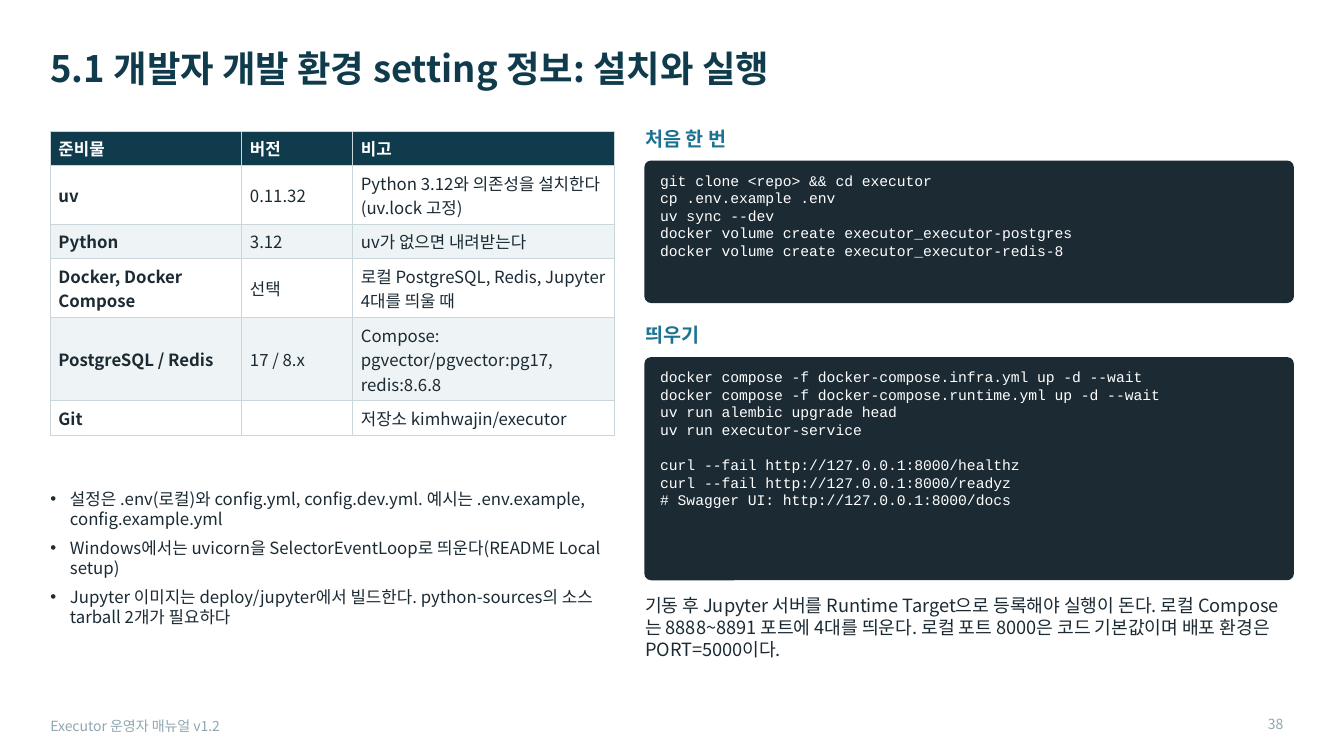
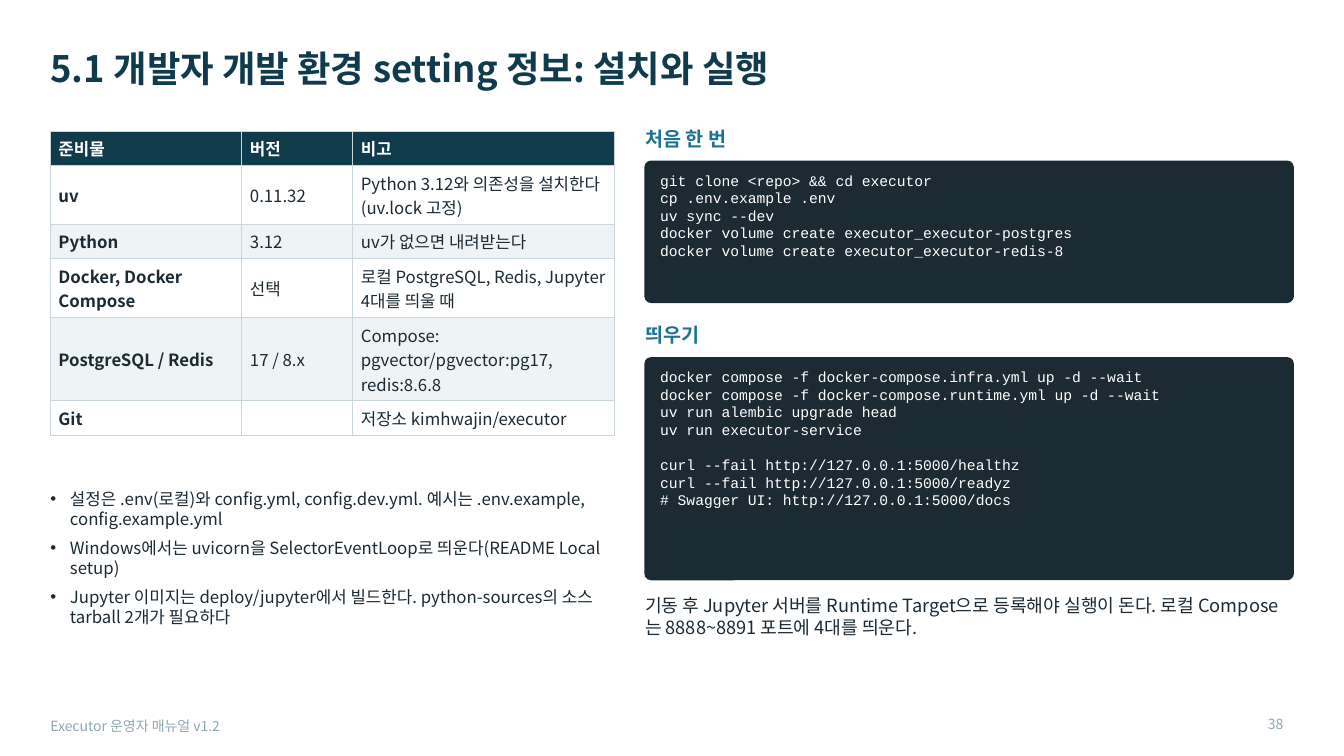
Before and after one commit to KimHwaJin/executor, a slide deck: slide 38 of docs/deliverables/08-운영자-매뉴얼.pptx. Drawn at 1344x756 pixels with LibreOffice and Linux fonts; fonts in the diff are those of the drawing. Boxes give left, top, right and bottom in pixels: in the first picture for what was removed or moved away, otherwise in the second. Text is boxed around its words. In the diff, an @@ line names an element or a change of style, - is before the commit and + after.

```diff
--- a/docs/deliverables/08-운영자-매뉴얼.pptx
+++ b/docs/deliverables/08-운영자-매뉴얼.pptx
@@ text at (660, 459, 1019, 508): text changed @@
-curl --fail http://127.0.0.1:8000/healthz
-curl --fail http://127.0.0.1:8000/readyz
-# Swagger UI: http://127.0.0.1:8000/docs
+curl --fail http://127.0.0.1:5000/healthz
+curl --fail http://127.0.0.1:5000/readyz
+# Swagger UI: http://127.0.0.1:5000/docs
@@ text at (645, 597, 1194, 636): text changed @@
-기동 후 Jupyter 서버를 Runtime Target으로 등록해야 실행이 돈다. 로컬 Compose는 8888~8891 포트에 4대를 띄운다. 로컬 포트 8000은 코드 기본값이며 배포 환경은 PORT=5000이다.
+기동 후 Jupyter 서버를 Runtime Target으로 등록해야 실행이 돈다. 로컬 Compose는 8888~8891 포트에 4대를 띄운다.
```
Also in this commit, not shown: 2 other slides changed.
